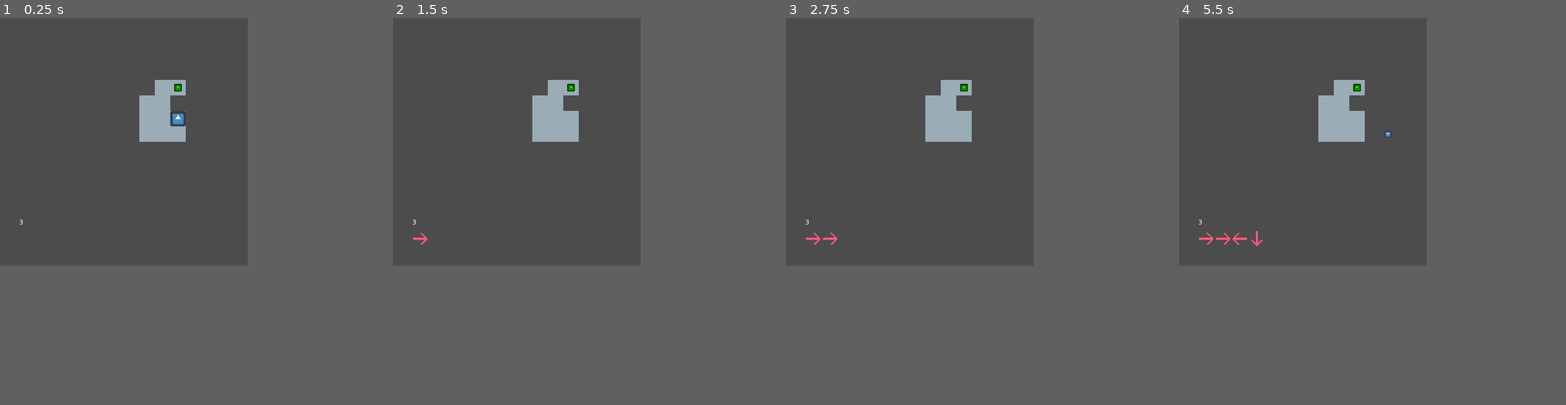
Above: before the commit, frames 1-4 (left to right).
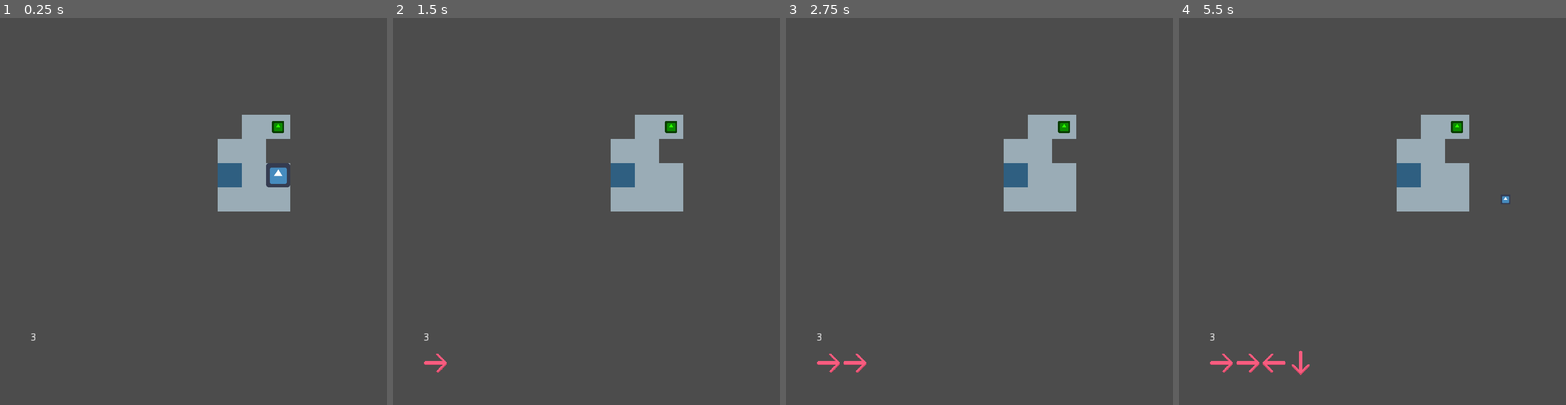
Above: after the commit, the same moments.

Repository: mharitsnf/STACC
Game: Godot game, scene res://src/levels/LevelTest2.tscn
The game is run twice, just before and just after one commit, with the same random seed, the same clock (stepped at 60 frames per second) and the same inputs. This scene is started directly instead of the project's main scene. The engine's default icon, where the game draws it, is replaced by a stand-in: a white triangle on a blue panel in a dark square.
Inputs:
- Up to frame 1 (0.25 s): no input
- Up to frame 2 (1.5 s): tap Enter at 0.5 s; hold D (right) 0.53-1.28 s; tap Space (run_stack) at 0.6, 1.25, 1.35 s; hold S (down) from 1.28 s (still down)
- Up to frame 3 (2.75 s): tap Enter at 2 s; release S (down) at 2.03 s; hold D (right) from 2.03 s (still down); tap Z (undo) at 2.1 s; tap Space (run_stack) at 2.3 s
- Up to frame 4 (5.5 s): tap Space (run_stack) at 2.75, 2.85, 3.6, 4.25, 4.55, 5.1 s; release D (right) at 2.78 s; hold W (up) 2.78-3.53 s; tap Enter at 3.5 s; hold A (left) 3.53-5.03 s; tap Z (undo) at 4.35 s; hold S (down) from 5.03 s (still down)
In our replay, the window is 512x512 before the commit and 800x800 after it. These sizes can differ from the game's own. Grey fills any space a smaller window leaves; there, only what the larger window draws over its background counts as a difference.

The runs differ from the first frame. In frame 1, 5.2% of the frame differs, in the area x 5-75%, y 16-84%; in frame 2, 5.7%; in frame 3, 5.8%; in frame 4, 6.1%, in the area x 5-86%, y 16-93%.

Commit message:
Finish basic mechanics

Diff:
--- a/project.godot
+++ b/project.godot
@@ -32,6 +32,8 @@
 
 window/size/width=512
 window/size/height=512
+window/size/test_width=1024
+window/size/test_height=1024
 window/stretch/mode="2d"
 window/stretch/aspect="keep"
 
--- a/src/HUD/DirectionIndicator.tscn
+++ b/src/HUD/DirectionIndicator.tscn
@@ -1,9 +1,42 @@
-[gd_scene load_steps=3 format=2]
+[gd_scene load_steps=5 format=2]
 
 [ext_resource path="res://assets/arrow-down.png" type="Texture" id=1]
 [ext_resource path="res://src/HUD/direction_indicator.gd" type="Script" id=2]
 
+[sub_resource type="Animation" id=2]
+resource_name = "hide"
+length = 0.3
+tracks/0/type = "value"
+tracks/0/path = NodePath(".:self_modulate")
+tracks/0/interp = 1
+tracks/0/loop_wrap = true
+tracks/0/imported = false
+tracks/0/enabled = true
+tracks/0/keys = {
+"times": PoolRealArray( 0, 0.3 ),
+"transitions": PoolRealArray( 1, 1 ),
+"update": 0,
+"values": [ Color( 1, 1, 1, 1 ), Color( 1, 1, 1, 0 ) ]
+}
+
+[sub_resource type="Animation" id=1]
+resource_name = "show"
+length = 0.3
+tracks/0/type = "value"
+tracks/0/path = NodePath(".:self_modulate")
+tracks/0/interp = 1
+tracks/0/loop_wrap = true
+tracks/0/imported = false
+tracks/0/enabled = true
+tracks/0/keys = {
+"times": PoolRealArray( 0, 0.3 ),
+"transitions": PoolRealArray( 1, 1 ),
+"update": 0,
+"values": [ Color( 1, 1, 1, 0 ), Color( 1, 1, 1, 1 ) ]
+}
+
 [node name="DirectionIndicator" type="TextureRect"]
+self_modulate = Color( 1, 1, 1, 0 )
 anchor_right = 0.062
 anchor_bottom = 0.062
 margin_right = 0.255999
@@ -14,3 +47,7 @@
 "_edit_use_anchors_": false
 }
 direction = 2
+
+[node name="AnimationPlayer" type="AnimationPlayer" parent="."]
+anims/hide = SubResource( 2 )
+anims/show = SubResource( 1 )
--- a/src/HUD/direction_indicator.gd
+++ b/src/HUD/direction_indicator.gd
@@ -16,3 +16,9 @@
 	var used_path = TEXTURES[direction]
 	var tex = load(used_path)
 	texture = tex
+	$AnimationPlayer.play("show")
+
+func destroy():
+	$AnimationPlayer.play("hide")
+	yield($AnimationPlayer, "animation_finished")
+	queue_free()
--- a/src/levels/BaseLevel.tscn
+++ b/src/levels/BaseLevel.tscn
@@ -6,9 +6,9 @@
 
 [node name="BaseLevel" instance=ExtResource( 2 )]
 
-[node name="Player" parent="." index="0" instance=ExtResource( 1 )]
+[node name="Goal" parent="." index="0" instance=ExtResource( 3 )]
 
-[node name="Goal" parent="." index="1" instance=ExtResource( 3 )]
+[node name="Player" parent="." index="1" instance=ExtResource( 1 )]
 
 [node name="SpawnPosition" type="Position2D" parent="." index="2"]
 
--- a/src/levels/LevelTest1.tscn
+++ b/src/levels/LevelTest1.tscn
@@ -7,7 +7,7 @@
 current_path = "res://src/levels/LevelTest1.tscn"
 next_scene = "res://src/levels/LevelTest2.tscn"
 
-[node name="Goal" parent="." index="1"]
+[node name="Goal" parent="." index="0"]
 position = Vector2( 192, 192 )
 
 [node name="SpawnPosition" parent="." index="2"]
--- a/src/levels/LevelTest2.tscn
+++ b/src/levels/LevelTest2.tscn
@@ -3,11 +3,11 @@
 [ext_resource path="res://src/levels/BaseLevel.tscn" type="PackedScene" id=1]
 
 [node name="LevelTest2" instance=ExtResource( 1 )]
-tile_data = PoolIntArray( 262154, 0, 0, 262155, 0, 0, 327689, 0, 0, 327690, 0, 0, 393225, 0, 0, 393226, 0, 0, 393227, 0, 0, 458761, 0, 0, 458762, 0, 0, 458763, 0, 0 )
+tile_data = PoolIntArray( 262154, 0, 0, 262155, 0, 0, 327689, 0, 0, 327690, 0, 0, 393225, 1, 0, 393226, 0, 0, 393227, 0, 0, 458761, 0, 0, 458762, 0, 0, 458763, 0, 0 )
 current_path = "res://src/levels/LevelTest2.tscn"
 next_scene = "res://src/levels/LevelTest2.tscn"
 
-[node name="Goal" parent="." index="1"]
+[node name="Goal" parent="." index="0"]
 position = Vector2( 352, 128 )
 
 [node name="SpawnPosition" parent="." index="2"]
--- a/src/main/Game.tscn
+++ b/src/main/Game.tscn
@@ -1,8 +1,40 @@
-[gd_scene load_steps=9 format=2]
+[gd_scene load_steps=12 format=2]
 
 [ext_resource path="res://src/levels/LevelTest1.tscn" type="PackedScene" id=1]
+[ext_resource path="res://src/main/grid.gd" type="Script" id=2]
+[ext_resource path="res://assets/spritesheet.png" type="Texture" id=3]
 [ext_resource path="res://src/main/root.gd" type="Script" id=4]
 [ext_resource path="res://assets/transition.png" type="Texture" id=5]
+
+[sub_resource type="TileSet" id=7]
+0/name = "spritesheet.png 0"
+0/texture = ExtResource( 3 )
+0/tex_offset = Vector2( 0, 0 )
+0/modulate = Color( 1, 1, 1, 1 )
+0/region = Rect2( 0, 0, 32, 32 )
+0/tile_mode = 0
+0/occluder_offset = Vector2( 0, 0 )
+0/navigation_offset = Vector2( 0, 0 )
+0/shape_offset = Vector2( 0, 0 )
+0/shape_transform = Transform2D( 1, 0, 0, 1, 0, 0 )
+0/shape_one_way = false
+0/shape_one_way_margin = 0.0
+0/shapes = [  ]
+0/z_index = 0
+1/name = "spritesheet.png 1"
+1/texture = ExtResource( 3 )
+1/tex_offset = Vector2( 0, 0 )
+1/modulate = Color( 1, 1, 1, 1 )
+1/region = Rect2( 32, 0, 32, 32 )
+1/tile_mode = 0
+1/occluder_offset = Vector2( 0, 0 )
+1/navigation_offset = Vector2( 0, 0 )
+1/shape_offset = Vector2( 0, 0 )
+1/shape_transform = Transform2D( 1, 0, 0, 1, 0, 0 )
+1/shape_one_way = false
+1/shape_one_way_margin = 0.0
+1/shapes = [  ]
+1/z_index = 0
 
 [sub_resource type="Shader" id=2]
 code = "shader_type canvas_item;
@@ -81,6 +113,10 @@
 render_target_update_mode = 3
 
 [node name="LevelTest1" parent="ViewportContainer/Viewport" instance=ExtResource( 1 )]
+tile_set = SubResource( 7 )
+cell_size = Vector2( 32, 32 )
+format = 1
+script = ExtResource( 2 )
 
 [node name="Output" type="TextureRect" parent="."]
 material = SubResource( 3 )
--- a/src/main/grid.gd
+++ b/src/main/grid.gd
@@ -44,4 +44,5 @@
 
 func remove_stack_hud(target = 'front'):
 	var idx = $CanvasLayer/Control/HBoxContainer.get_child_count() - 1 if target == 'back' else 0
-	$CanvasLayer/Control/HBoxContainer.get_child(idx).queue_free()
+	var indicator = $CanvasLayer/Control/HBoxContainer.get_child(idx)
+	indicator.destroy()
--- a/src/player/player.gd
+++ b/src/player/player.gd
@@ -88,7 +88,7 @@
 		parent.remove_stack_hud()
 		yield(get_tree(), "idle_frame")
 
-		yield(get_tree().create_timer(.1), "timeout")
+		yield(get_tree().create_timer(.5), "timeout")
 
 	is_running = false
 
